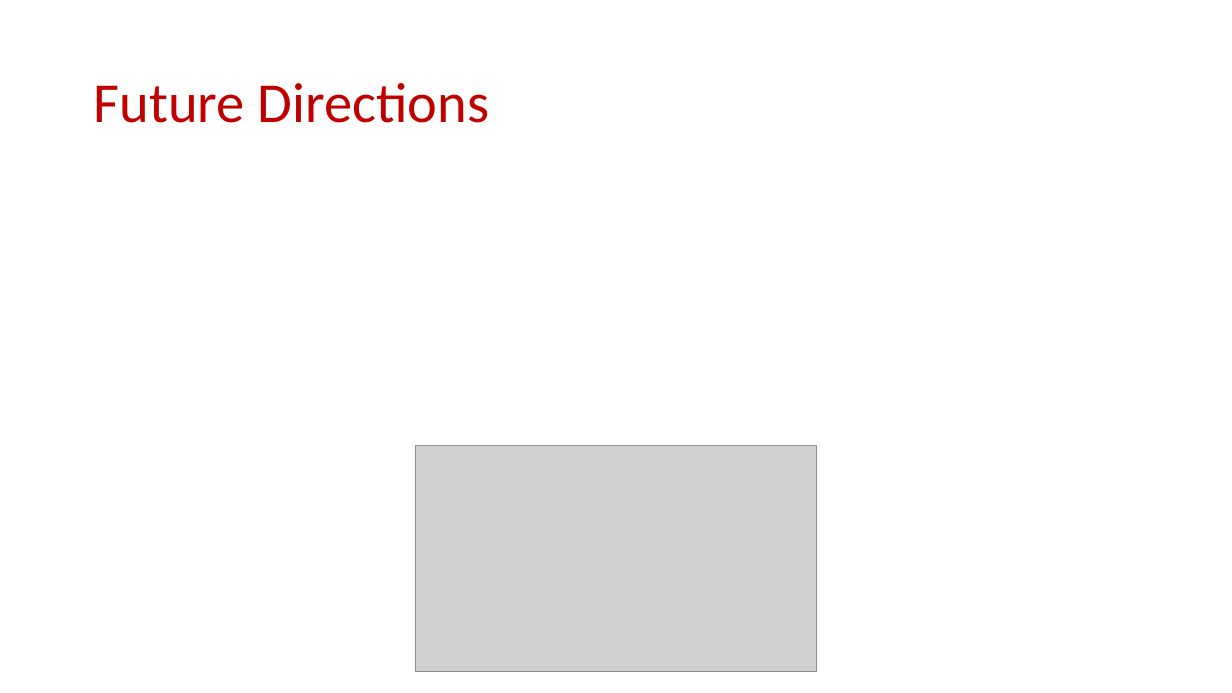
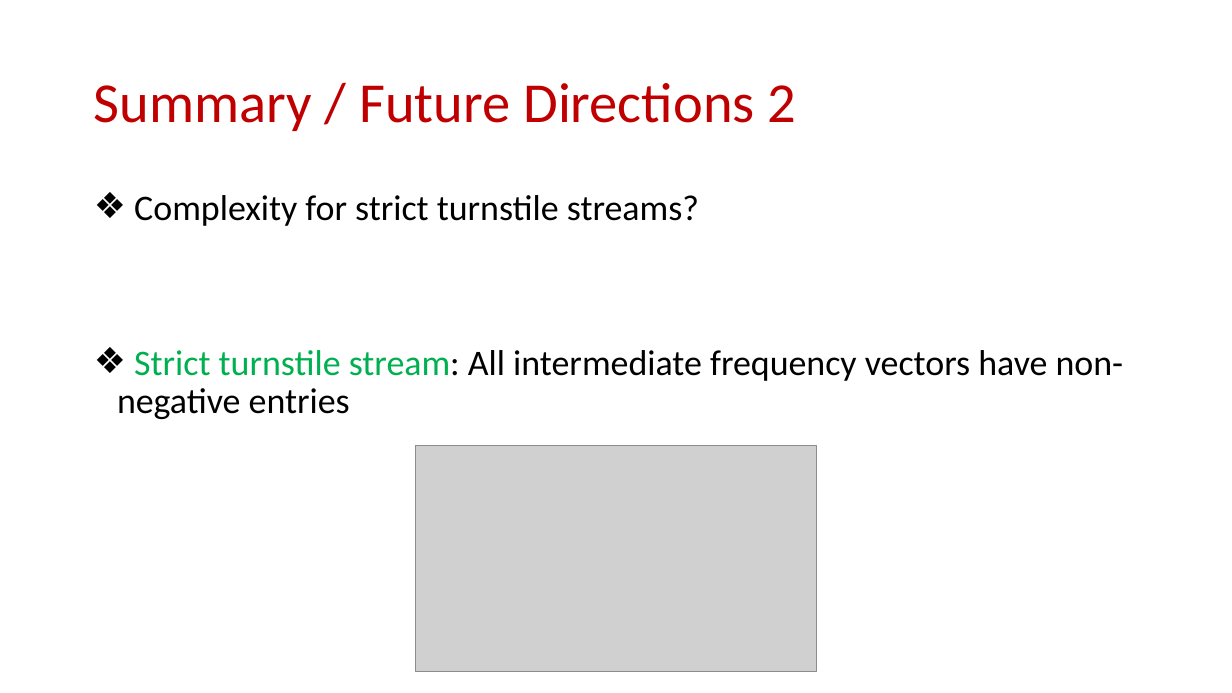
Before and after one commit to samsonzhou/samsonzhou.github.io, a slide deck: slide 80 of other-talks/Tight Bounds for Adversarially Robust Streams and Sliding.pptx (slide 60 before the commit). Drawn at 1232x693 pixels with LibreOffice and Linux fonts; fonts in the diff are those of the drawing; grey boxes stand for pictures. Boxes give left, top, right and bottom in pixels: in the first picture for what was removed or moved away, otherwise in the second. Text is boxed around its words. In the diff, an @@ line names an element or a change of style, - is before the commit and + after.

```diff
--- a/other-talks/Tight Bounds for Adversarially Robust Streams and Sliding.pptx
+++ b/other-talks/Tight Bounds for Adversarially Robust Streams and Sliding.pptx
@@ title at bbox=[94, 83, 796, 131]: text changed @@
-Future Directions
+Summary / Future Directions 2
@@ text added at bbox=[117, 195, 1124, 419], 28 pt, text #000000 @@
+❖ Complexity for strict turnstile streams?
+❖ Strict turnstile stream: All intermediate frequency vectors have non-negative entries
```
Also in this commit, not shown: 19 other slides changed, 8 slides added, 1 slide removed, 1 other file.
